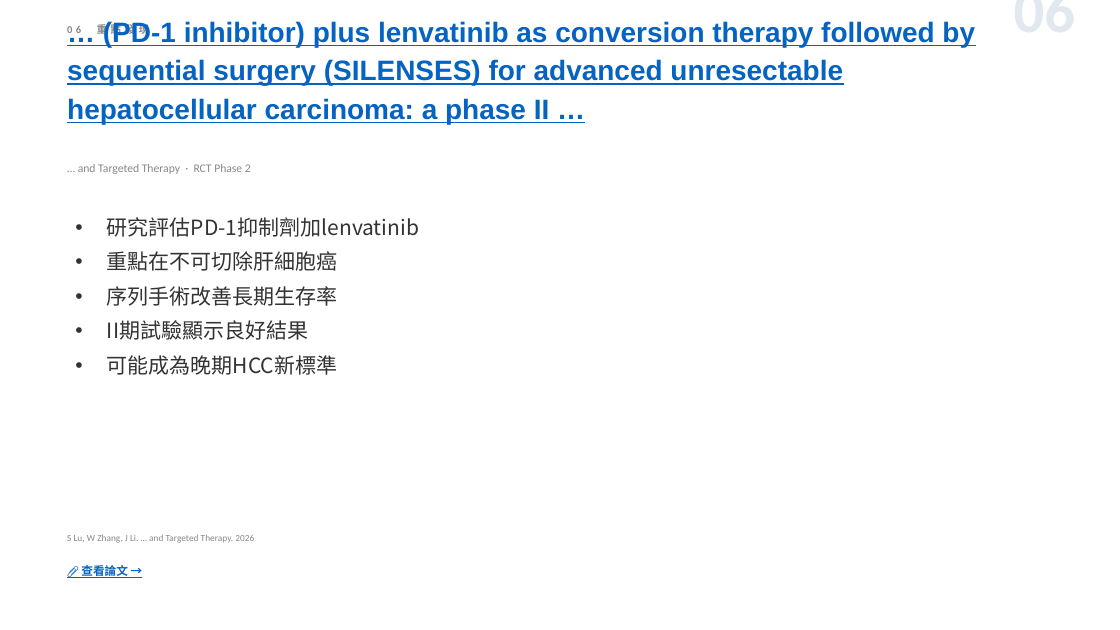
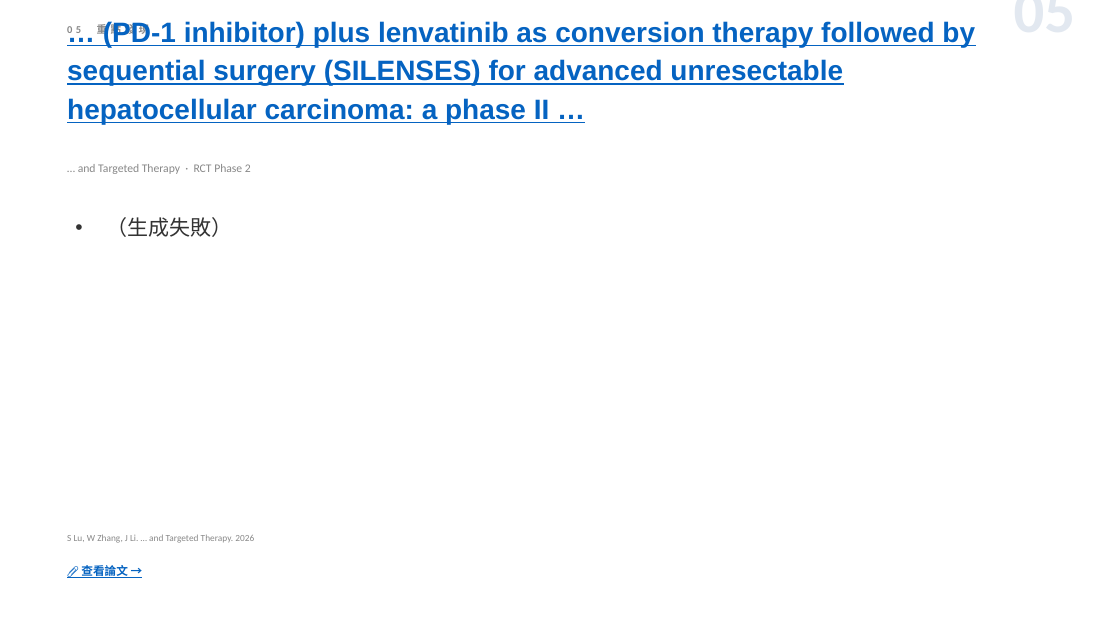
Before and after one commit to jejenhu-maker/hcc-weekly-digest, a slide deck: slide 7 of docs/digest-zh.pptx (slide 8 before the commit). Drawn at 1120x630 pixels with LibreOffice and Linux fonts; fonts in the diff are those of the drawing. Boxes give left, top, right and bottom in pixels: in the first picture for what was removed or moved away, otherwise in the second. Text is boxed around its words. In the diff, an @@ line names an element or a change of style, - is before the commit and + after.

```diff
--- a/docs/digest-zh.pptx
+++ b/docs/digest-zh.pptx
@@ text at (840, 8, 1075, 8): text changed @@
-06
+05
@@ text at (107, 217, 233, 237): text changed @@
-• 研究評估PD-1抑制劑加lenvatinib
-• 重點在不可切除肝細胞癌
-• 序列手術改善長期生存率
-• II期試驗顯示良好結果
-• 可能成為晚期HCC新標準
+• （生成失敗）
```
Also in this commit, not shown: 12 other slides changed, 1 slide added, 1 slide removed, 2 other files.
